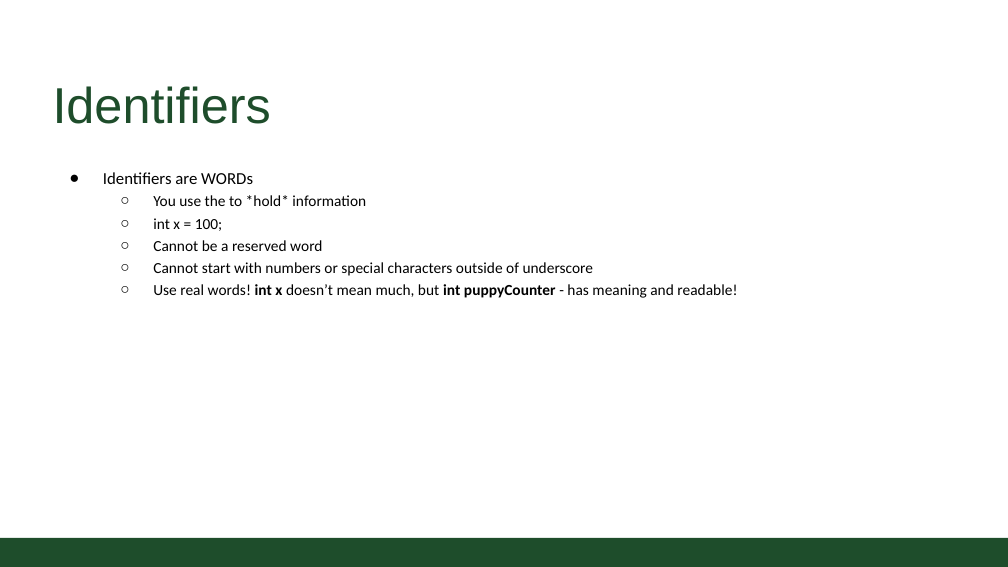
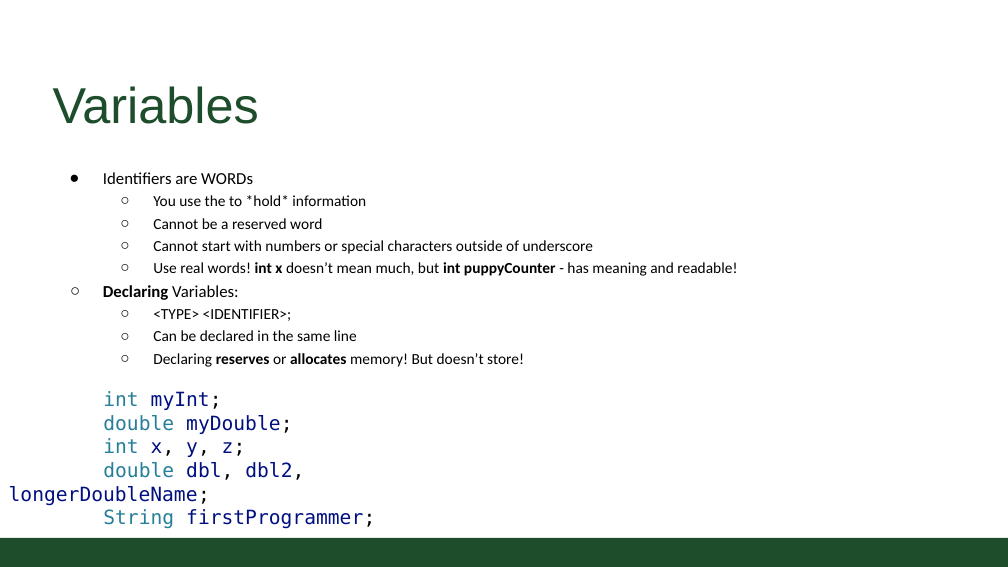
Before and after one commit to CSU-CompSci-CS163-4/Handouts, a slide deck: slide 6 of slides/On-Campus/02_01_Variables.pptx. Drawn at 1008x567 pixels with LibreOffice and Linux fonts; fonts in the diff are those of the drawing; background and template pictures are left out. Boxes give left, top, right and bottom in pixels: in the first picture for what was removed or moved away, otherwise in the second. Text is boxed around its words. In the diff, an @@ line names an element or a change of style, - is before the commit and + after.

Commit message:
Updated for Variables Lecture

```diff
--- a/slides/On-Campus/02_01_Variables.pptx
+++ b/slides/On-Campus/02_01_Variables.pptx
@@ title at (53, 86, 259, 124): text changed @@
-Identifiers
+Variables
@@ text at (153, 218, 223, 231): paragraph removed @@
-  ○ int x = 100;
@@ text at (103, 285, 524, 367): paragraphs added @@
+○ Declaring Variables:
+  ○ <TYPE> <IDENTIFIER>;
+  ○ Can be declared in the same line
+  ○ Declaring reserves or allocates memory! But doesn’t store!
@@ text added at (9, 391, 375, 529), 14 pt, text #001080 @@
+int myInt;
+double myDouble;
+int x, y, z;
+double dbl, dbl2, longerDoubleName;
+String firstProgrammer;
```
Also in this commit, not shown: 5 other slides changed, 6 slides added, 3 other files.
